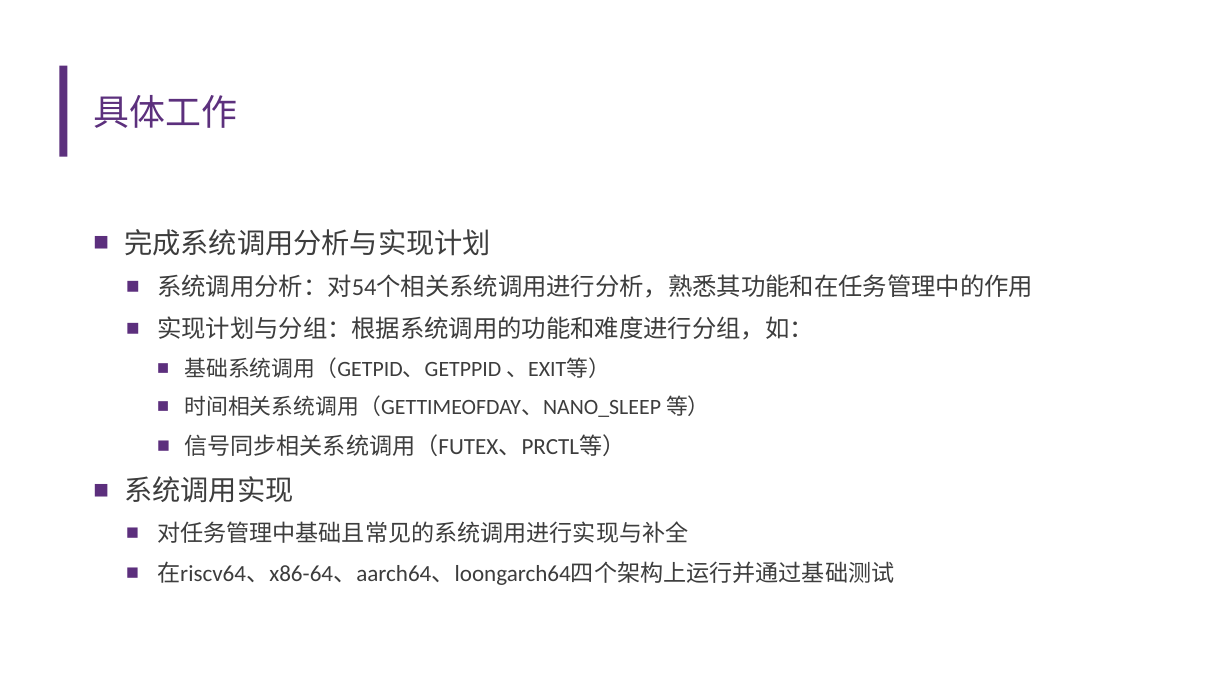
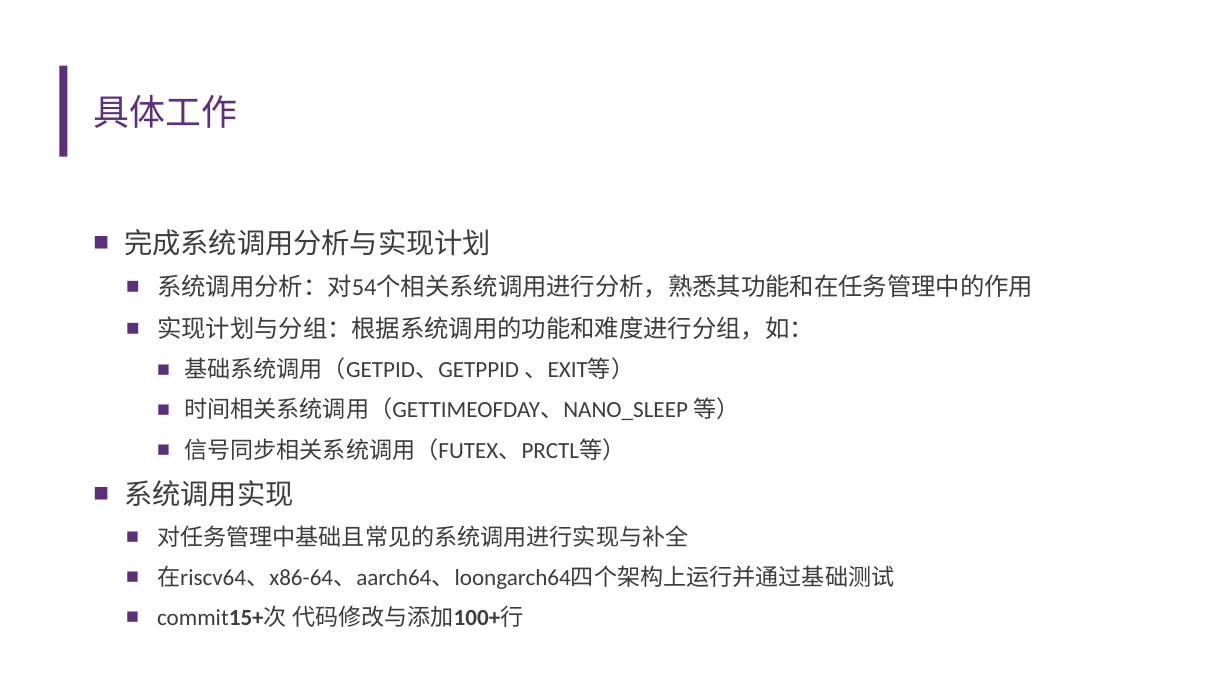
Before and after one commit to y3none/GraduationProjectRecords, a slide deck: slide 6 of docs/汇报ppt/中期汇报-俞颖妍.pptx. Drawn at 1232x693 pixels with LibreOffice and Linux fonts; fonts in the diff are those of the drawing; background and template pictures are left out. Boxes give left, top, right and bottom in pixels: in the first picture for what was removed or moved away, otherwise in the second. Text is boxed around its words. In the diff, an @@ line names an element or a change of style, - is before the commit and + after.

```diff
--- a/docs/汇报ppt/中期汇报-俞颖妍.pptx
+++ b/docs/汇报ppt/中期汇报-俞颖妍.pptx
@@ text at (x1=184, y1=357, x2=739, y2=420): size 17 to 18 pt in "基础系统调用（GETPID、GETPPID 、EXIT等）", "时间相关系统调用（GETTIMEOFDAY、NANO_SLEEP 等）" @@
@@ text at (x1=157, y1=605, x2=523, y2=627): paragraph added @@
+  ■ commit15+次 代码修改与添加100+行
```
Also in this commit, not shown: 2 other slides changed, 2 other files.
